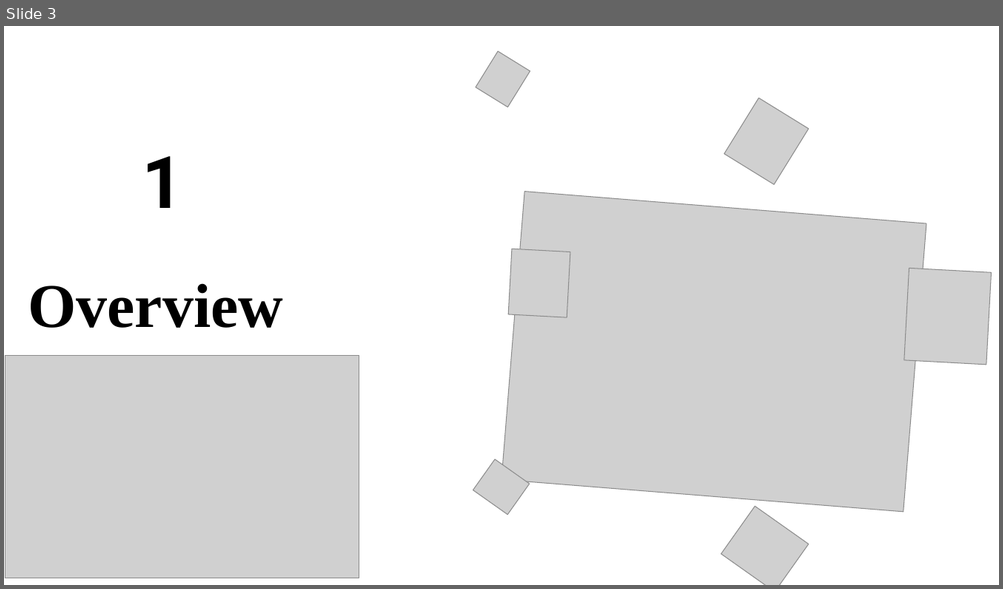
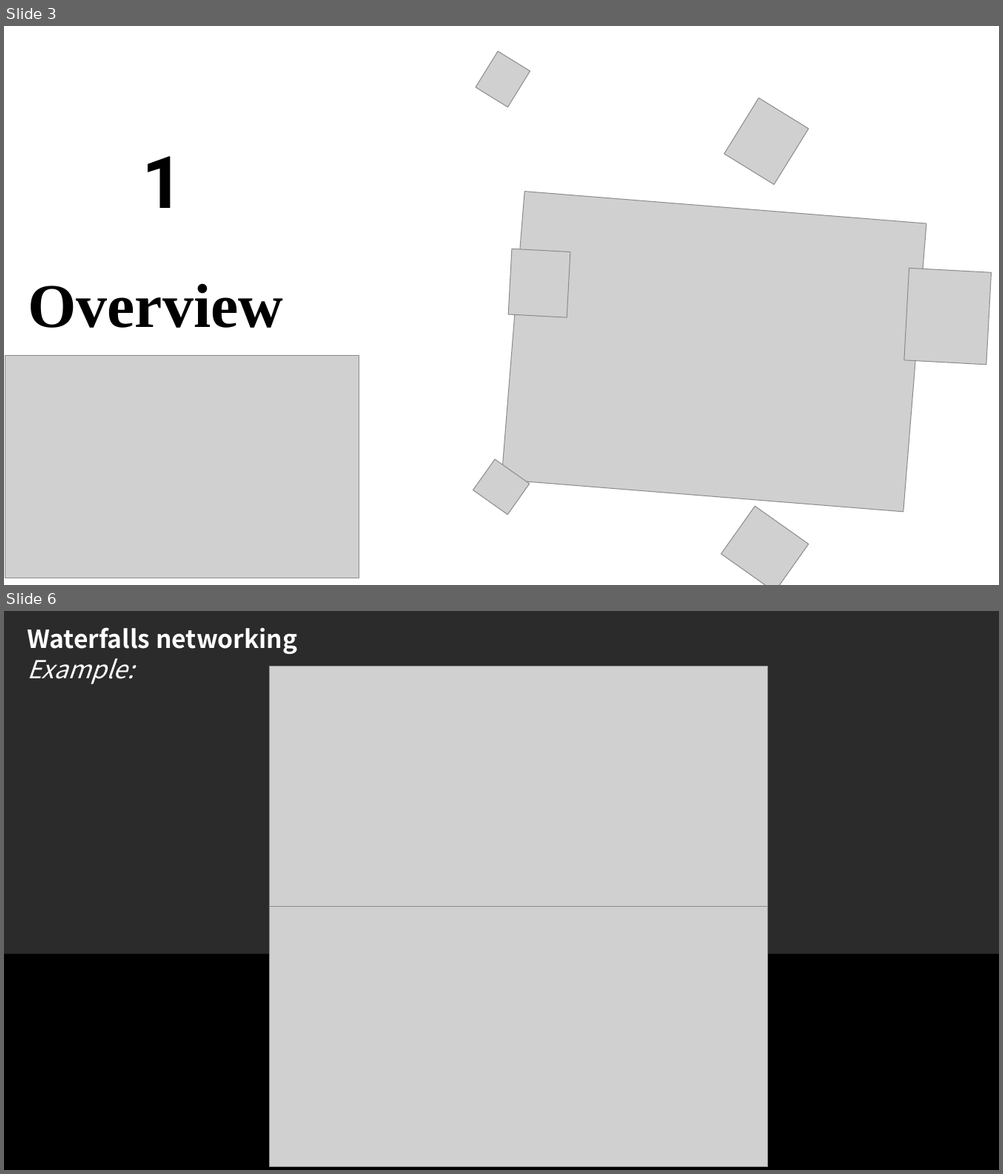
Before and after one commit to PinkPigPinkPig/seminar-rsc, a slide deck: RSC final.pptx. Shown one above the other, each under a label of ours: slide 3 before the commit, slides 3 and 6 after it; the slides between them are not shown. The pictures are 1003x589 and 1003x1174 pixels, drawn with LibreOffice and Linux fonts; fonts in the diff are those of the drawing; grey boxes stand for pictures; background and template pictures are left out; a plain dark background stands for a picture behind light text. Boxes give left, top, right and bottom in pixels: in the first picture for what was removed or moved away, otherwise in the second. Text is boxed around its words. In the diff, an @@ line names an element or a change of style, - is before the commit and + after.

```diff
--- a/RSC final.pptx
+++ b/RSC final.pptx
@@ slide 6 added at [4, 611, 999, 1170], background picture (left out) @@
@@ text added at [27, 627, 297, 684], 24 pt, text #FFFFFF, bold @@
+Waterfalls networking
+Example:
@@ picture added at [269, 667, 767, 914] @@
@@ picture added at [269, 906, 767, 1167] @@
@@ rectangle added at [4, 954, 999, 1170], fill #000000 @@
```
Also in this commit, not shown: 15 slides changed, 6 other slides added, 6 slides removed.
